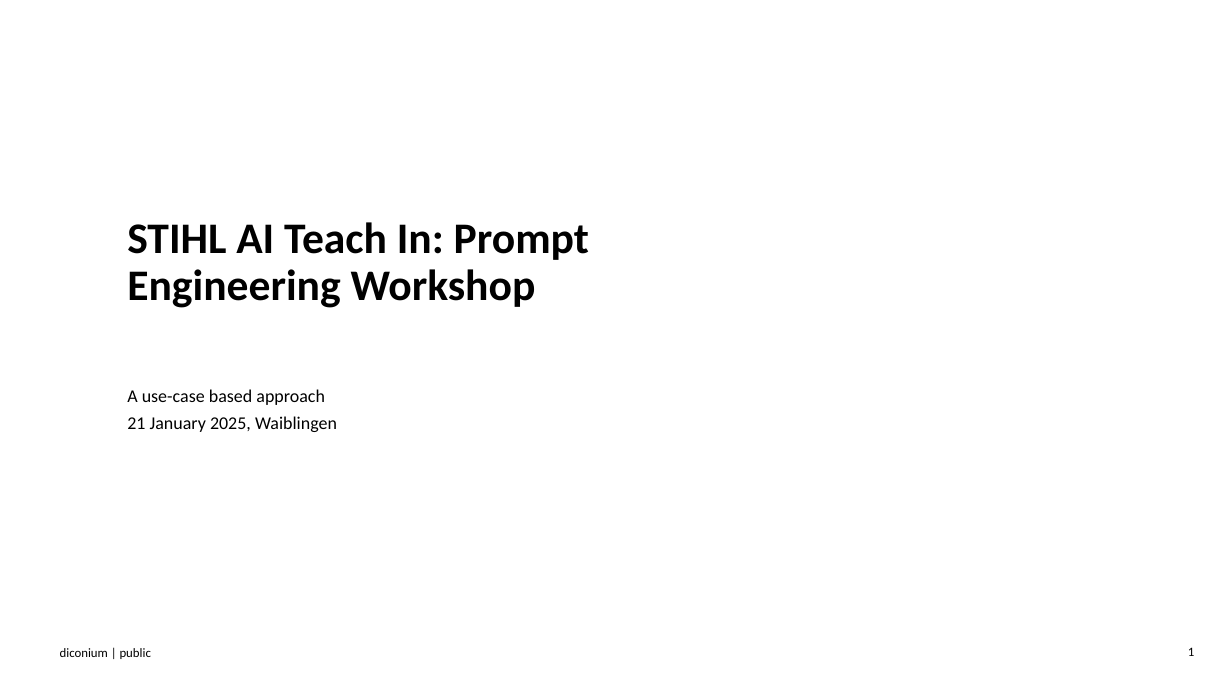
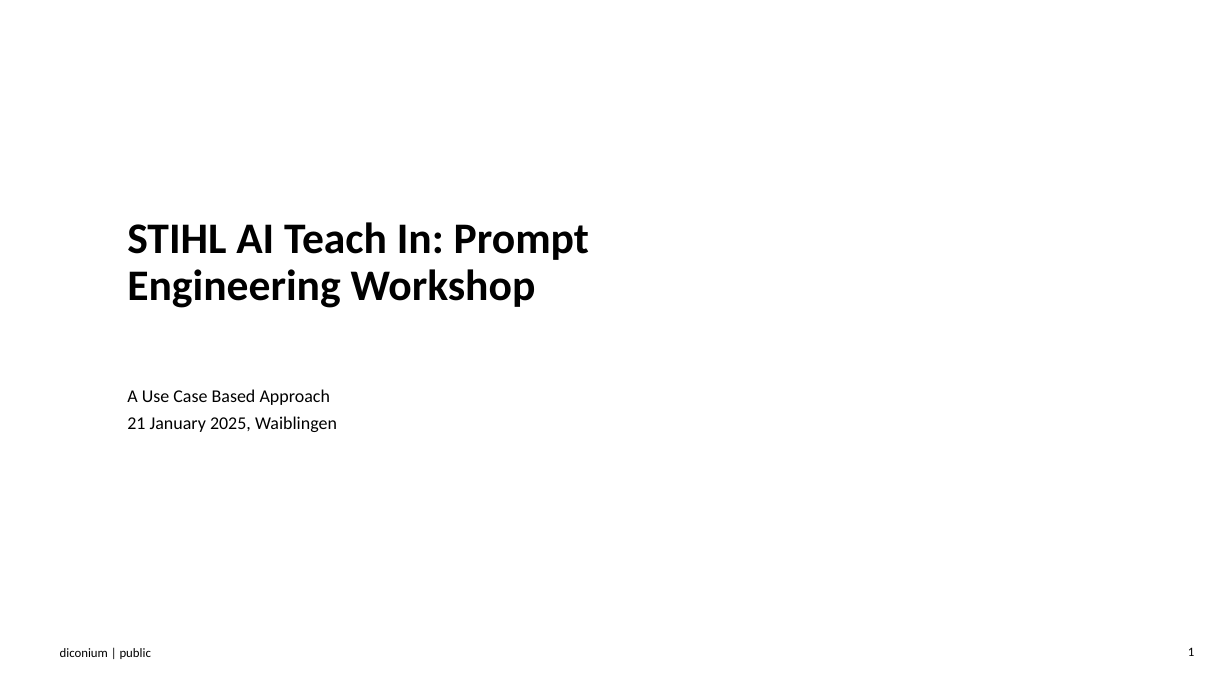
Before and after one commit to NeilSinclair/prompt_workshop, a slide deck: slide 1 of slides/AI Teach In STIHL v1.2.pptx. Drawn at 1232x693 pixels with LibreOffice and Linux fonts; fonts in the diff are those of the drawing; background and template pictures are left out. Boxes give left, top, right and bottom in pixels: in the first picture for what was removed or moved away, otherwise in the second. Text is boxed around its words. In the diff, an @@ line names an element or a change of style, - is before the commit and + after.

```diff
--- a/slides/AI Teach In STIHL v1.2.pptx
+++ b/slides/AI Teach In STIHL v1.2.pptx
@@ subtitle at (x1=127, y1=389, x2=330, y2=405): text changed @@
-A use-case based approach
+A Use Case Based Approach
```
Also in this commit, not shown: 5 other slides changed, 1 other file.
